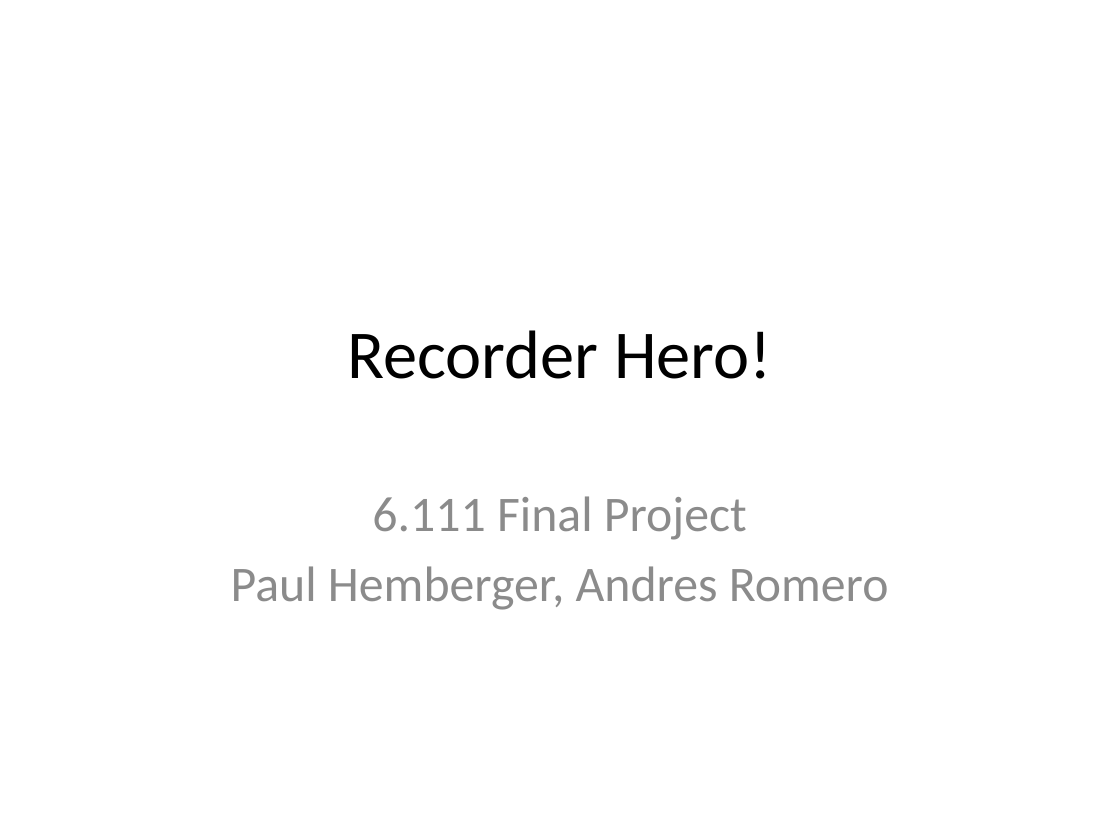
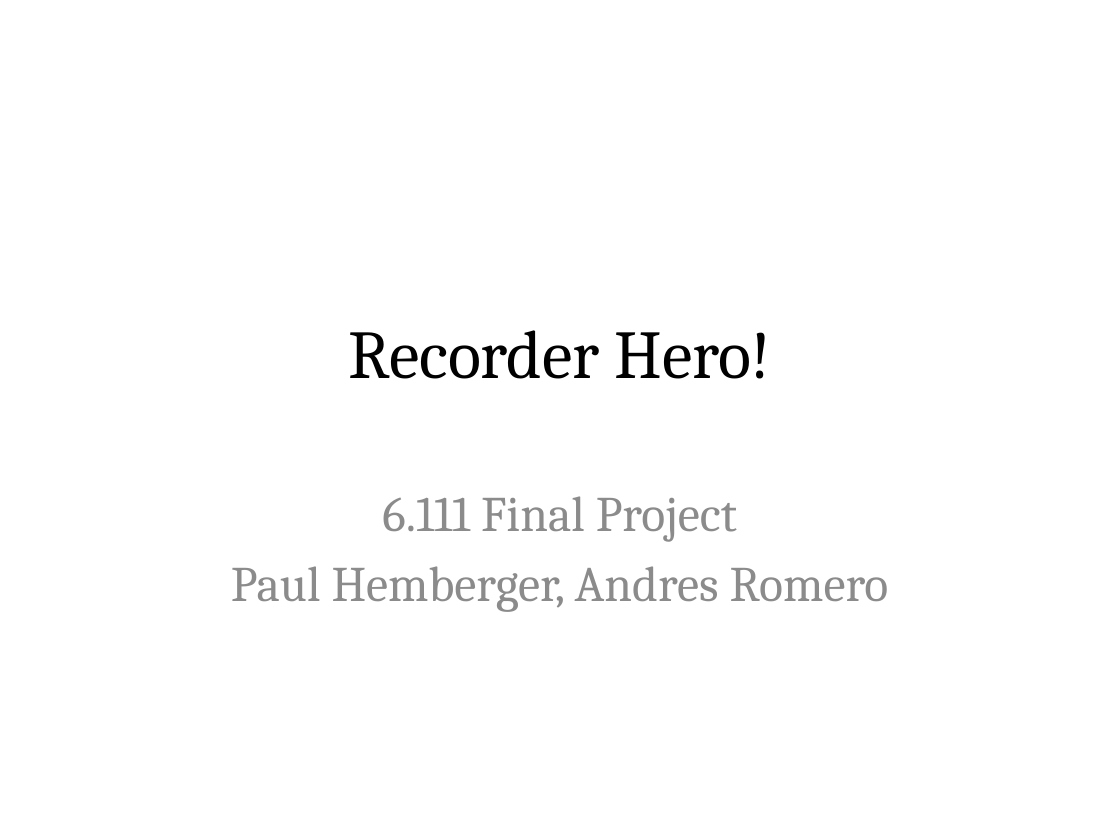
Before and after one commit to pH14/Recorder-Hero, a slide deck: slide 1 of doc/Recorder Hero!.pptx. Drawn at 1120x840 pixels with LibreOffice and Linux fonts; fonts in the diff are those of the drawing. Boxes give left, top, right and bottom in pixels: in the first picture for what was removed or moved away, otherwise in the second. Text is boxed around its words. In the diff, an @@ line names an element or a change of style, - is before the commit and + after.

```diff
--- a/doc/Recorder Hero!.pptx
+++ b/doc/Recorder Hero!.pptx
@@ title "Recorder Hero!" at <box>348,330,771,379</box>: font Calibri to Cambria @@
@@ subtitle "6.111 Final Project" at <box>231,496,889,612</box>: font Calibri to Cambria @@
```
Also in this commit, not shown: 3 other slides changed, 6 slides added, 1 slide removed.
